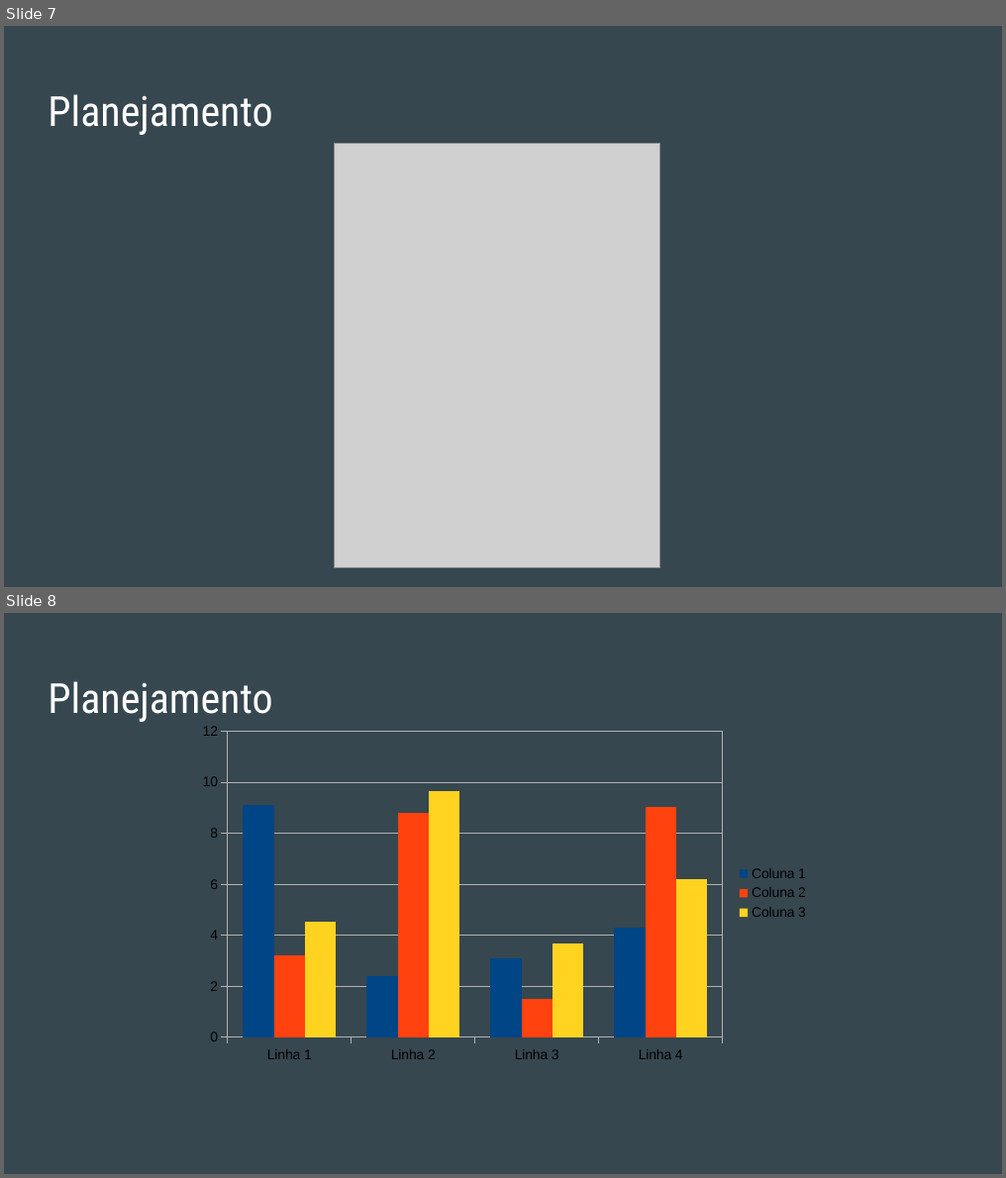
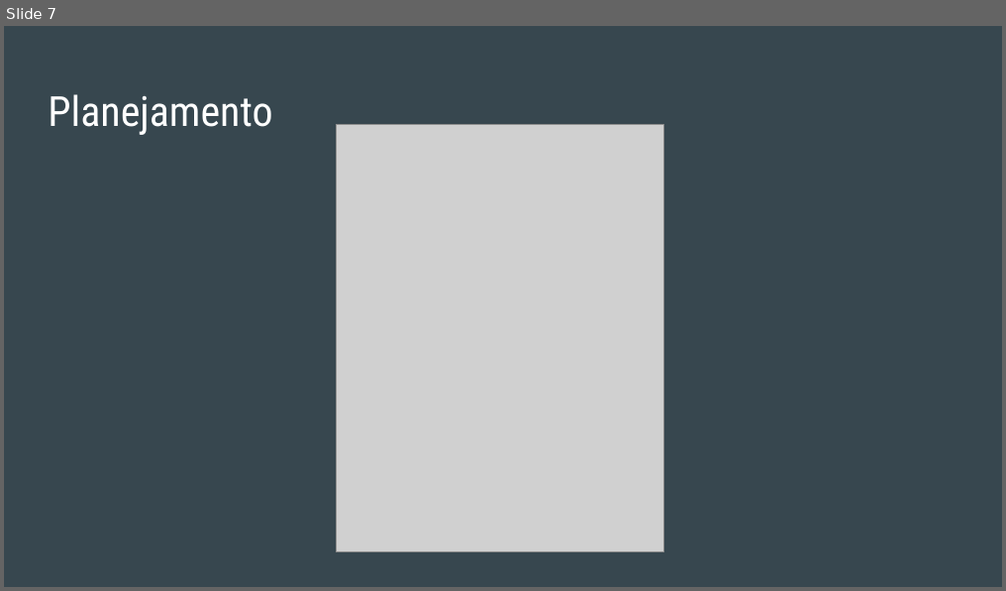
Before and after one commit to ProjetosIFPE/monitoriaifpe_documentos, a slide deck: Slides Web2.odp. Shown one above the other, each under a label of ours: slides 7 and 8 before the commit, slide 7 after it. The pictures are 1006x1178 and 1006x591 pixels, drawn with LibreOffice and Linux fonts; fonts in the diff are those of the drawing; grey boxes stand for pictures. Boxes give left, top, right and bottom in pixels: in the first picture for what was removed or moved away, otherwise in the second. Text is boxed around its words. In the diff, an @@ line names an element or a change of style, - is before the commit and + after.

```diff
--- a/Slides Web2.odp
+++ b/Slides Web2.odp
@@ slide 8 removed at (4, 613, 1002, 1174), background #37474F @@
@@ title removed at (48, 681, 272, 722) @@
-Planejamento
@@ column chart removed at (189, 717, 819, 1070) @@
-categories: Linha 1, Linha 2, Linha 3, Linha 4
-Coluna 1: 9.1, 2.4, 3.1, 4.3
-Coluna 2: 3.2, 8.8, 1.5, 9
-Coluna 3: 4.5, 9.7, 3.7, 6.2
@@ slide 7 changed as well @@
@@ picture: place and size @@
-picture at (335, 144, 659, 568)
+picture at (337, 125, 664, 552)
```
Also in this commit, not shown: 5 other slides changed, 1 slide added, 1 other slide removed, 7 other files.
